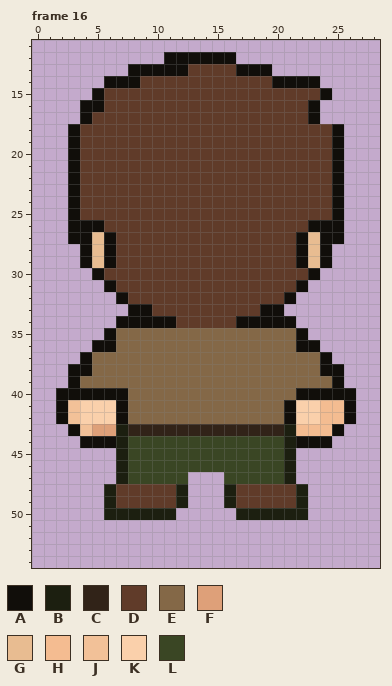
Two states of a pixel-art file, Assets/Player/idle.ase. The picture above is the old version.
29x64 pixels, 17 frames. Colours within 5 levels of each other are drawn and written as one. Shown: frame 16: x 0..28, y 11..54. The commit also changed other frames, which this record leaves out.
Visible layers, top first: "leg", "body", "head".
Palette (. is transparent): A #110e0a  B #1c1f10  C #312318  D #603b29  E #846847  F #dea079  G #e8bc91  H #f4bc91  J #f2c198  K #fad0ab  L #3a4624
Pixels before, frame 16, first column x 2:
12 .........AAAAAA..........
13 ......AAAAADDDDAAA.......
14 ....AAADDDDDDDDDDDAAAA...
15 ...ADDDDDDDDDDDDDDDDDDA..
16 ..AADDDDDDDDDDDDDDDDDA...
17 ..ADDDDDDDDDDDDDDDDDDA...
18 .ADDDDDDDDDDDDDDDDDDDDDA.
19 .ADDDDDDDDDDDDDDDDDDDDDA.
20 .ADDDDDDDDDDDDDDDDDDDDDA.
21 .ADDDDDDDDDDDDDDDDDDDDDA.
22 .ADDDDDDDDDDDDDDDDDDDDDA.
23 .ADDDDDDDDDDDDDDDDDDDDDA.
24 .ADDDDDDDDDDDDDDDDDDDDDA.
25 .ADDDDDDDDDDDDDDDDDDDDDA.
26 .AAADDDDDDDDDDDDDDDDDAAA.
27 .AAGADDDDDDDDDDDDDDDAGAA.
28 ..AGADDDDDDDDDDDDDDDAGA..
29 ..AGADDDDDDDDDDDDDDDAGA..
30 ...ADDDDDDDDDDDDDDDDDA...
31 ....ADDDDDDDDDDDDDDDA....
32 .....ADDDDDDDDDDDDDA.....
33 ......AADDDDDDDDDAA......
34 .....AAAAADDDDDAAAAA.....
35 ....AEEEEEEEEEEEEEEEA....
36 ...AAEEEEEEEEEEEEEEEAA...
37 ..AEEEEEEEEEEEEEEEEEEEA..
38 .AAEEEEEEEEEEEEEEEEEEEAA.
39 .AEEEEEEEEEEEEEEEEEEEEEA.
40 AAAAAAEEEEEEEEEEEEEEAAAAA
41 AJKKKAEEEEEEEEEEEEEAKKHHA
42 AJKKKAEEEEEEEEEEEEEAKKHHA
43 .AJFFBCCCCCCCCCCCCCBHHHA.
44 ..AAABLLLLLLLLLLLLLBAAA..
45 .....BLLLLLLLLLLLLLB.....
46 .....BLLLLLLLLLLLLLB.....
47 .....BLLLLL...LLLLLB.....
48 ....BDDDDDB...BDDDDDB....
49 ....BDDDDDB...BDDDDDB....
50 ....BBBBBB.....BBBBBB....
After the commit:
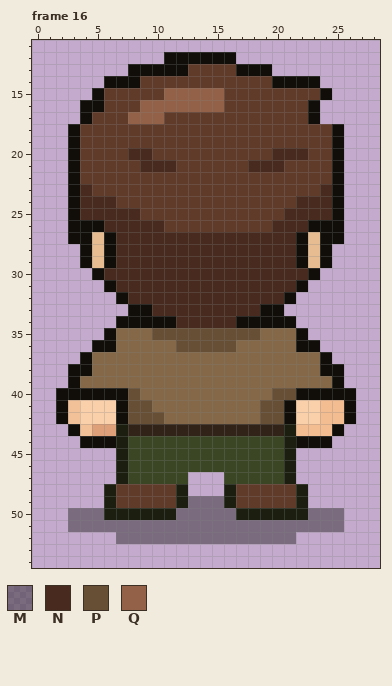
Colours new in this view: M #1515156c  N #482b1e  P #664f34  Q #936147
From old to new:
layer "Layer 1" added
Changed rows in their new state; - is an unchanged pixel.
Frame 16, layers "body", "head", "Layer 1":
first column x 4:
15 -------QQQQQ---------
16 -----QQQQQQQ---------
17 ----QQQ--------------
20 ----NN----------NNN--
21 -----NNN------NNN----
23 N-------------------N
24 NNN---------------NNN
25 NNNNN------------NNNN
26 --NNNNN---------NNN--
27 ---NNNNNNNNNNNNNNN---
28 ---NNNNNNNNNNNNNNN---
29 ---NNNNNNNNNNNNNNN---
30 --NNNNNNNNNNNNNNNNN--
31 ---NNNNNNNNNNNNNNN---
32 ----NNNNNNNNNNNNN----
33 ------NNNNNNNNN------
34 --------NNNNN--------
35 ------PPPPPPPPP------
36 --------PPPPP--------
first column x 8:
40 P-----------PP
41 PP---------PP-
42 PPP--------PP-
first column x 3:
49 ----------MMM----------
50 MMM------MMMMM------MMM
51 MMMMMMMMMMMMMMMMMMMMMMM
52 ----MMMMMMMMMMMMMMM----
Pixel boxes of the changes (left, top, right, bottom) in both pictures:
changed: (80, 88, 332, 424)
added: (68, 496, 344, 544)
